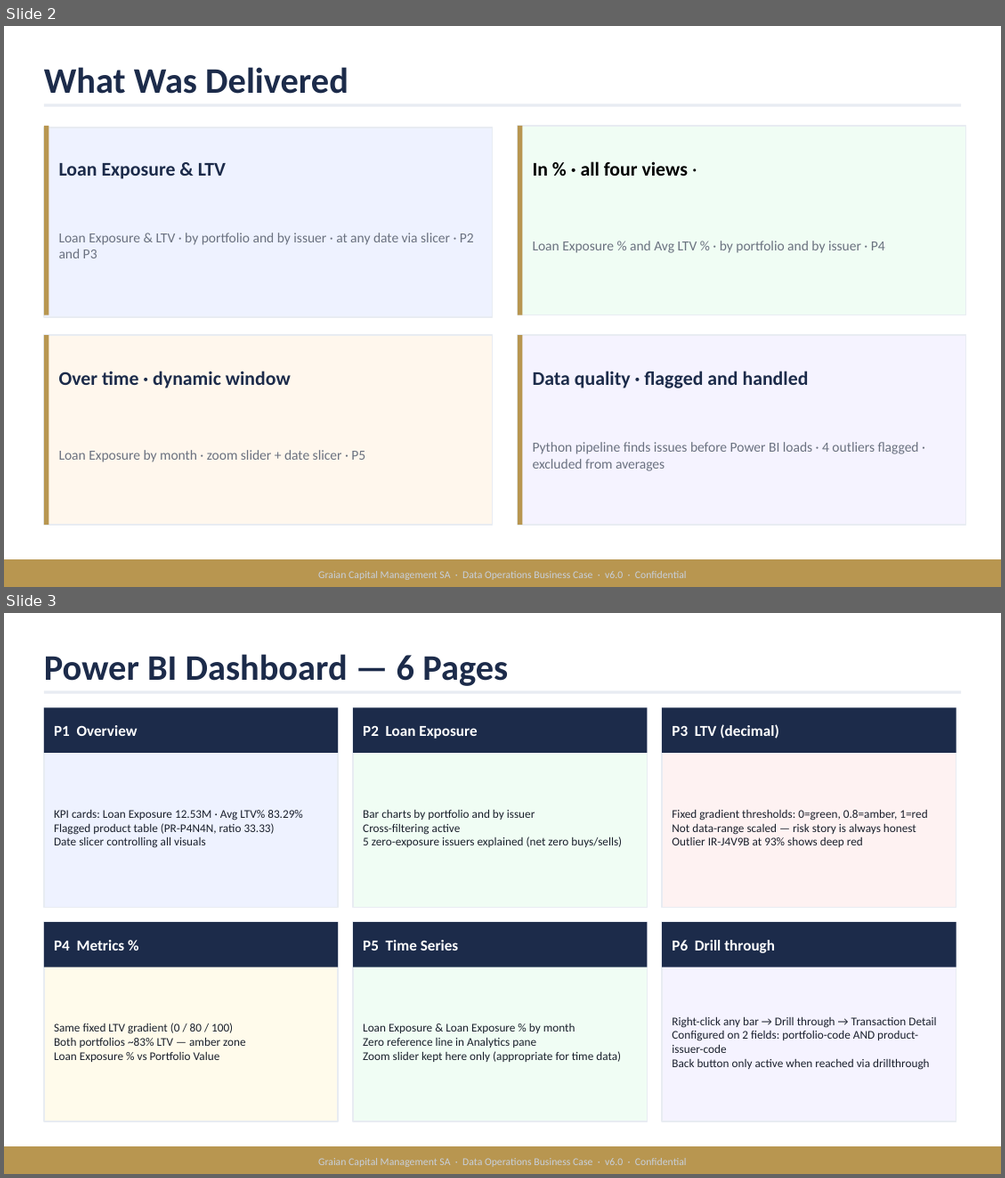
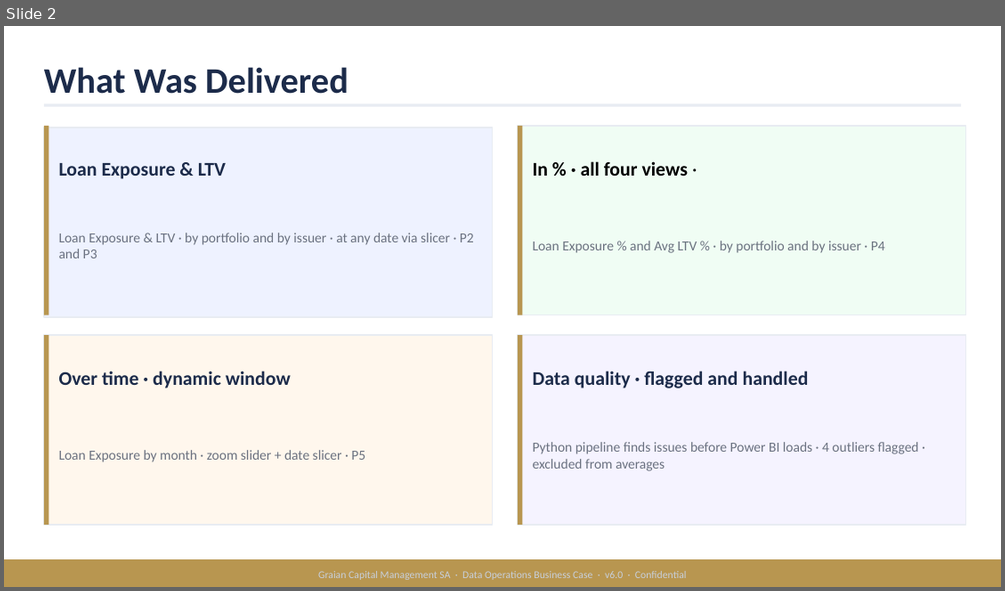
Before and after one commit to rochaadrielea/Loan-Risk-Monitoring-Platform, a slide deck: Graian_AdieleRochaWeisz_v7.pptx. Shown one above the other, each under a label of ours: slides 2 and 3 before the commit, slide 2 after it. The pictures are 1005x1178 and 1005x591 pixels, drawn with LibreOffice and Linux fonts; fonts in the diff are those of the drawing. Boxes give left, top, right and bottom in pixels: in the first picture for what was removed or moved away, otherwise in the second. Text is boxed around its words. In the diff, an @@ line names an element or a change of style, - is before the commit and + after.

```diff
--- a/Graian_AdieleRochaWeisz_v7.pptx
+++ b/Graian_AdieleRochaWeisz_v7.pptx
@@ slide 3 removed at box(4, 613, 1001, 1174), background #FFFFFF @@
@@ text removed at box(44, 654, 508, 686) @@
-Power BI Dashboard — 6 Pages
@@ rectangle removed at box(44, 690, 961, 694) @@
@@ rectangle removed at box(44, 707, 338, 907) @@
@@ rectangle removed at box(44, 707, 338, 753) @@
@@ rectangle removed at box(353, 707, 647, 907) @@
@@ rectangle removed at box(353, 707, 647, 753) @@
@@ rectangle removed at box(662, 707, 956, 907) @@
@@ rectangle removed at box(662, 707, 956, 753) @@
@@ text removed at box(54, 725, 138, 736) @@
-P1 Overview
@@ text removed at box(363, 726, 477, 738) @@
-P2 Loan Exposure
@@ text removed at box(672, 724, 778, 738) @@
-P3 LTV (decimal)
@@ text removed at box(54, 810, 303, 848) @@
-KPI cards: Loan Exposure 12.53M · Avg LTV% 83.29%
-Flagged product table (PR-P4N4N, ratio 33.33)
-Date slicer controlling all visuals
@@ text removed at box(363, 809, 622, 847) @@
-Bar charts by portfolio and by issuer
-Cross-filtering active
-5 zero-exposure issuers explained (net zero buys/sells)
@@ text removed at box(672, 809, 927, 847) @@
-Fixed gradient thresholds: 0=green, 0.8=amber, 1=red
-Not data-range scaled — risk story is always honest
-Outlier IR-J4V9B at 93% shows deep red
@@ rectangle removed at box(44, 922, 338, 1121) @@
@@ rectangle removed at box(44, 922, 338, 967) @@
@@ rectangle removed at box(353, 922, 647, 1121) @@
@@ rectangle removed at box(353, 922, 647, 967) @@
@@ rectangle removed at box(662, 922, 956, 1121) @@
@@ rectangle removed at box(662, 922, 956, 967) @@
@@ text removed at box(54, 940, 125, 950) @@
-P4 Metrics %
@@ text removed at box(363, 940, 458, 950) @@
-P5 Time Series
@@ text removed at box(672, 940, 775, 953) @@
-P6 Drill through
@@ text removed at box(54, 1022, 245, 1062) @@
-Same fixed LTV gradient (0 / 80 / 100)
-Both portfolios ~83% LTV — amber zone
-Loan Exposure % vs Portfolio Value
@@ text removed at box(363, 1023, 621, 1062) @@
-Loan Exposure & Loan Exposure % by month
-Zero reference line in Analytics pane
-Zoom slider kept here only (appropriate for time data)
@@ text removed at box(672, 1016, 936, 1070) @@
-Right-click any bar → Drill through → Transaction Detail
-Configured on 2 fields: portfolio-code AND product-issuer-code
-Back button only active when reached via drillthrough
@@ rectangle removed at box(4, 1146, 1001, 1174) @@
@@ text removed at box(318, 1158, 687, 1167) @@
-Graian Capital Management SA · Data Operations Business Case · v6.0 · Confidential
```
Also in this commit, not shown: 5 slides changed, 1 slide added, 1 other slide removed, 3 other files.
